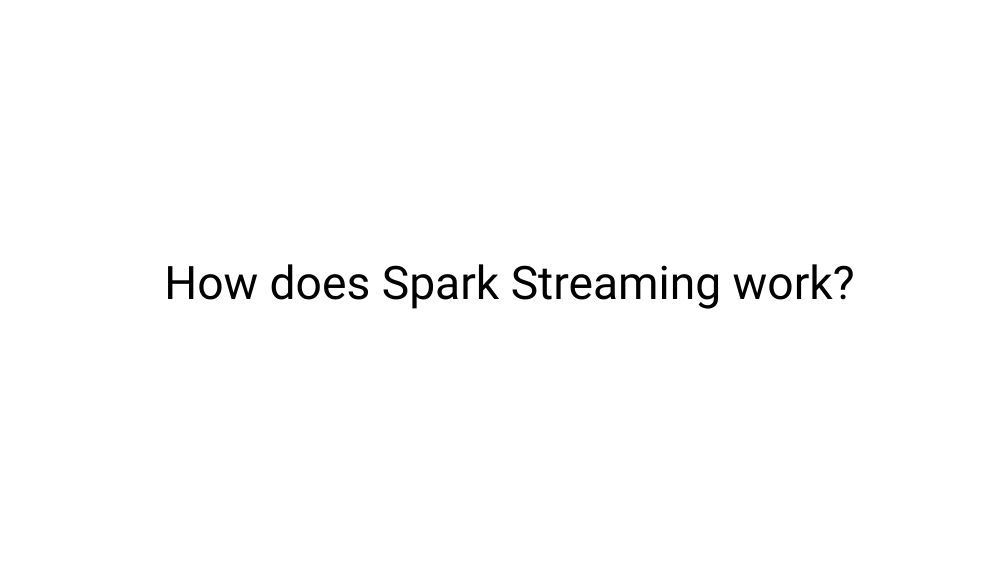
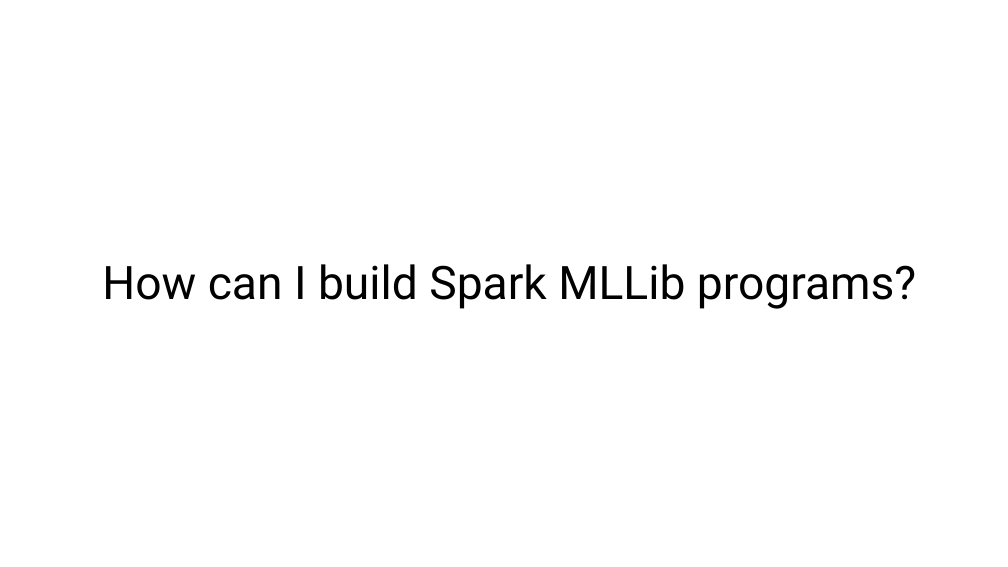
Before and after one commit to ccgcyber/Predictive-Analytics-with-Spark-in-HDInsight, a slide deck: slide 59 of PPT/Module 3.pptx (slide 8 before the commit). Drawn at 1008x567 pixels with LibreOffice and Linux fonts; fonts in the diff are those of the drawing. Boxes give left, top, right and bottom in pixels: in the first picture for what was removed or moved away, otherwise in the second. Text is boxed around its words. In the diff, an @@ line names an element or a change of style, - is before the commit and + after.

```diff
--- a/PPT/Module 3.pptx
+++ b/PPT/Module 3.pptx
@@ title at bbox=[102, 264, 916, 309]: text changed @@
-How does Spark Streaming work?
+How can I build Spark MLLib programs?
```
Also in this commit, not shown: 5 other slides changed, 75 slides added, 26 slides removed, 6 other files.
